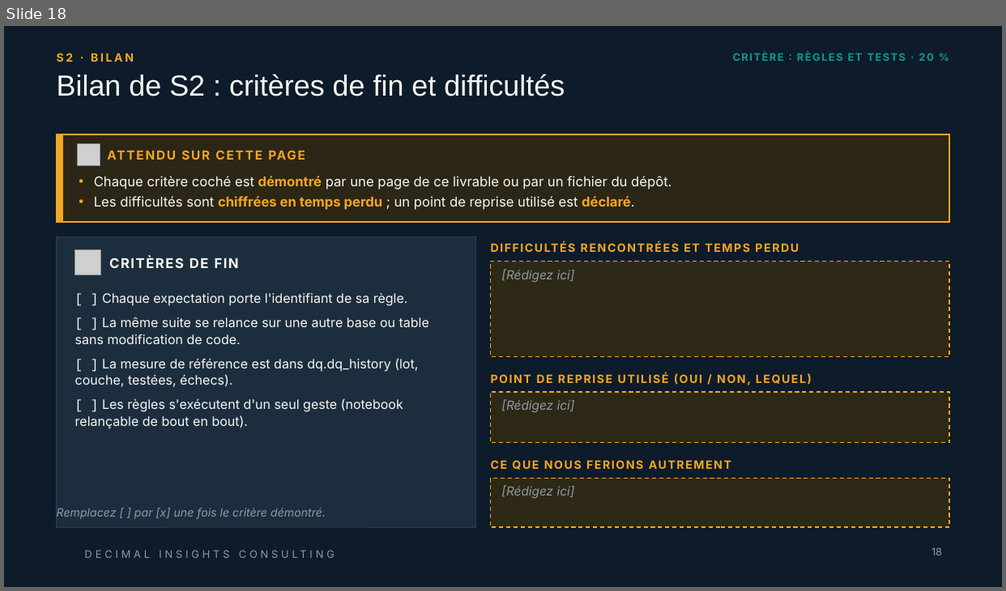
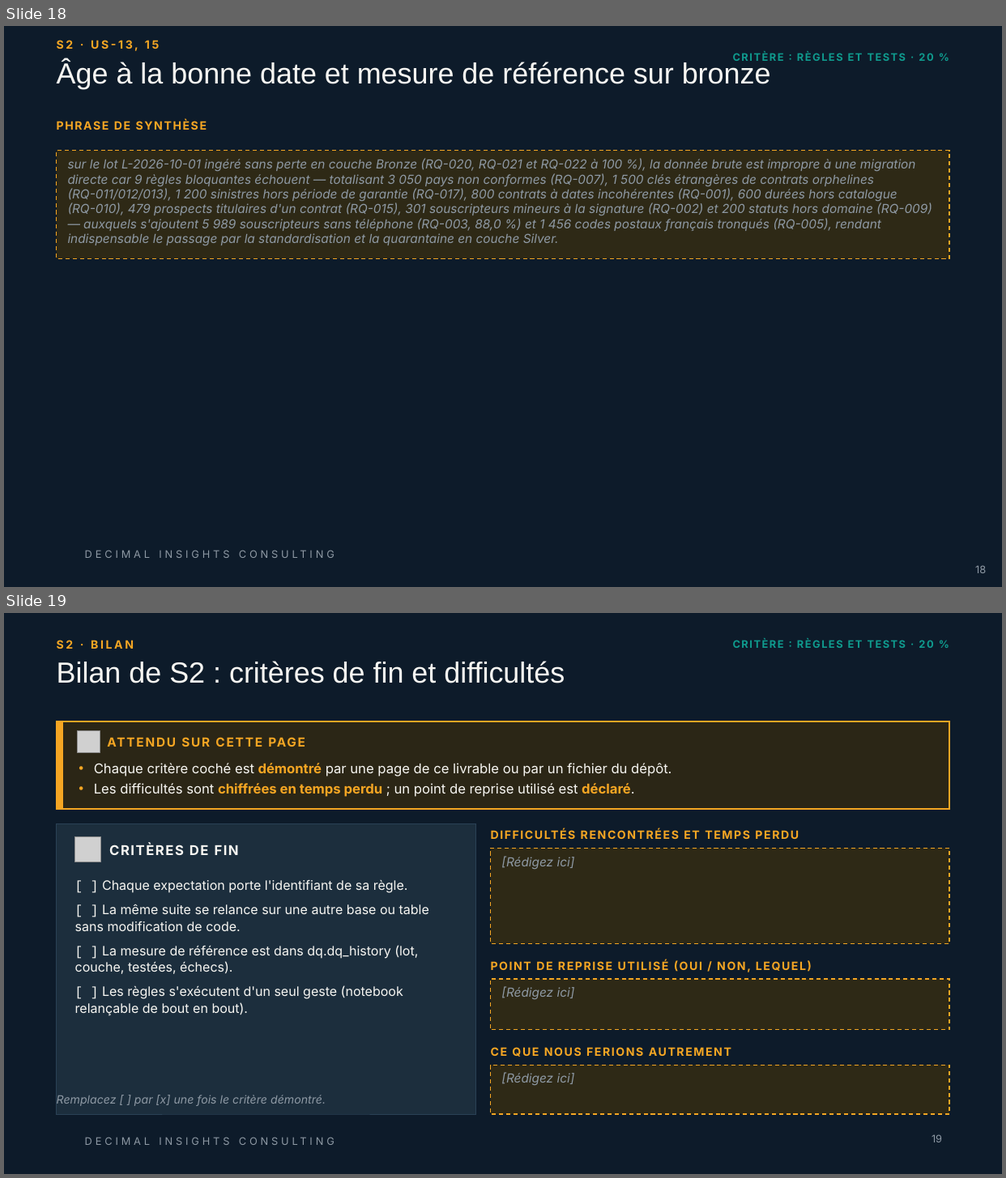
Before and after one commit to Samii05/td-qualite-g01, a slide deck: livrables/Livrable_Groupe_TD_AssurConnect.pptx. Shown one above the other, each under a label of ours: slide 18 before the commit, slides 18 and 19 after it. The pictures are 1006x591 and 1006x1178 pixels, drawn with LibreOffice and Linux fonts; fonts in the diff are those of the drawing; grey boxes stand for pictures; background and template pictures are left out. Boxes give left, top, right and bottom in pixels: in the first picture for what was removed or moved away, otherwise in the second. Text is boxed around its words. In the diff, an @@ line names an element or a change of style, - is before the commit and + after.

Commit message:
S2: Mesurer l'état initial de la qualité sur bronze et l'historiser dans dq.dq_history (US-15)

```diff
--- a/livrables/Livrable_Groupe_TD_AssurConnect.pptx
+++ b/livrables/Livrable_Groupe_TD_AssurConnect.pptx
@@ slide 18 added at (x1=4, y1=26, x2=1002, y2=587), background #0D1B2A; not listed: 1 template element that a slide beside it also shows @@
@@ text added at (x1=57, y1=40, x2=159, y2=51), 11 pt, text #F5A623, bold @@
+S2 · US-13, 15
@@ title added at (x1=57, y1=61, x2=771, y2=89), 28 pt, text #F7F6F2 @@
+Âge à la bonne date et mesure de référence sur bronze
@@ text added at (x1=462, y1=62, x2=494, y2=84), 11 pt, text #F5A623, bold @@
+PHRASE DE SYNTHÈSE
@@ text added at (x1=733, y1=52, x2=933, y2=61), 10 pt, text #0F9B8E, bold @@
+CRITÈRE : RÈGLES ET TESTS · 20 %
@@ rectangle added at (x1=57, y1=150, x2=949, y2=258), fill #2E2916, outline #F5A623 1 pt dashed, 12 pt, text #8E99A4, italic @@
+sur le lot L-2026-10-01 ingéré sans perte en couche Bronze (RQ-020, RQ-021 et RQ-022 à 100 %), la donnée brute est impropre à une migration directe car 9 règles bloquantes échouent — totalisant 3 050 pays non conformes (RQ-007), 1 500 clés étrangères de contrats orphelines (RQ-011/012/013), 1 200 sinistres hors période de garantie (RQ-017), 800 contrats à dates incohérentes (RQ-001), 600 durées hors catalogue (RQ-010), 479 prospects titulaires d'un contrat (RQ-015), 301 souscripteurs mineurs à la signature (RQ-002) et 200 statuts hors domaine (RQ-009) — auxquels s'ajoutent 5 989 souscripteurs sans téléphone (RQ-003, 88,0 %) et 1 456 codes postaux français tronqués (RQ-005), rendant indispensable le passage par la standardisation et la quarantaine en couche Silver.
@@ page number added at (x1=975, y1=565, x2=986, y2=574), 10 pt, text #8E99A4 @@
+18
@@ what was slide 18 is now slide 19 @@
@@ page number at (x1=931, y1=1135, x2=942, y2=1143): text changed @@
-18
+19
```
Also in this commit, not shown: 1 slide changed, 1 other file.
